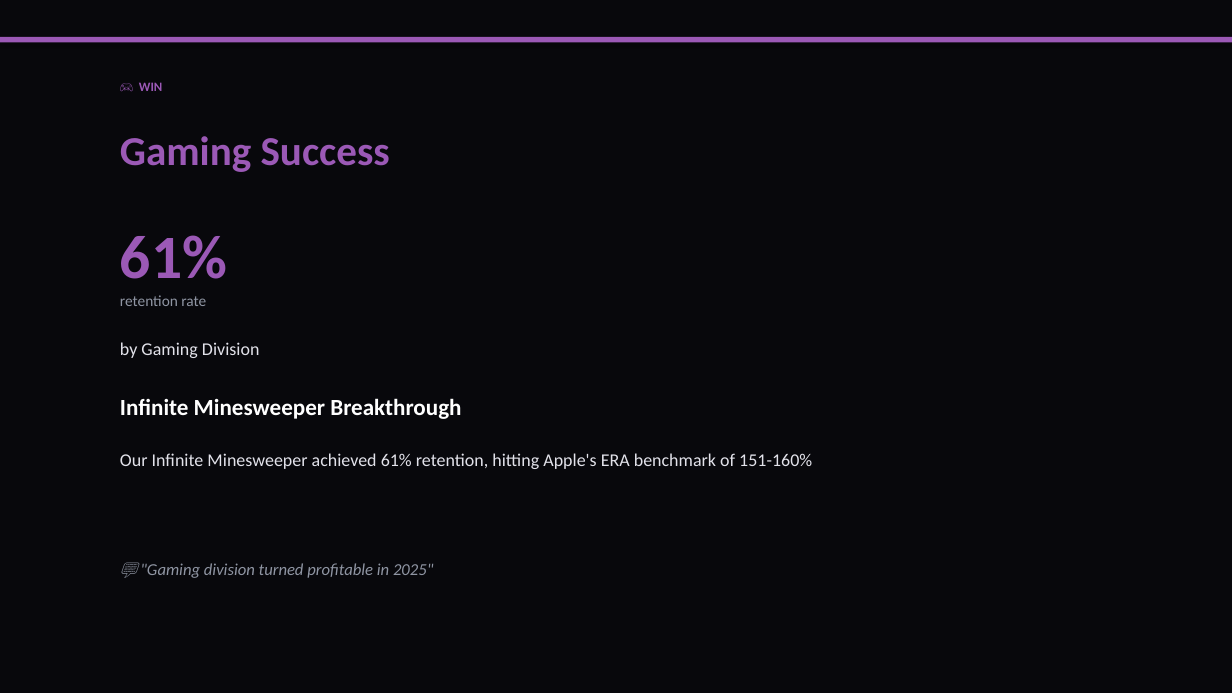
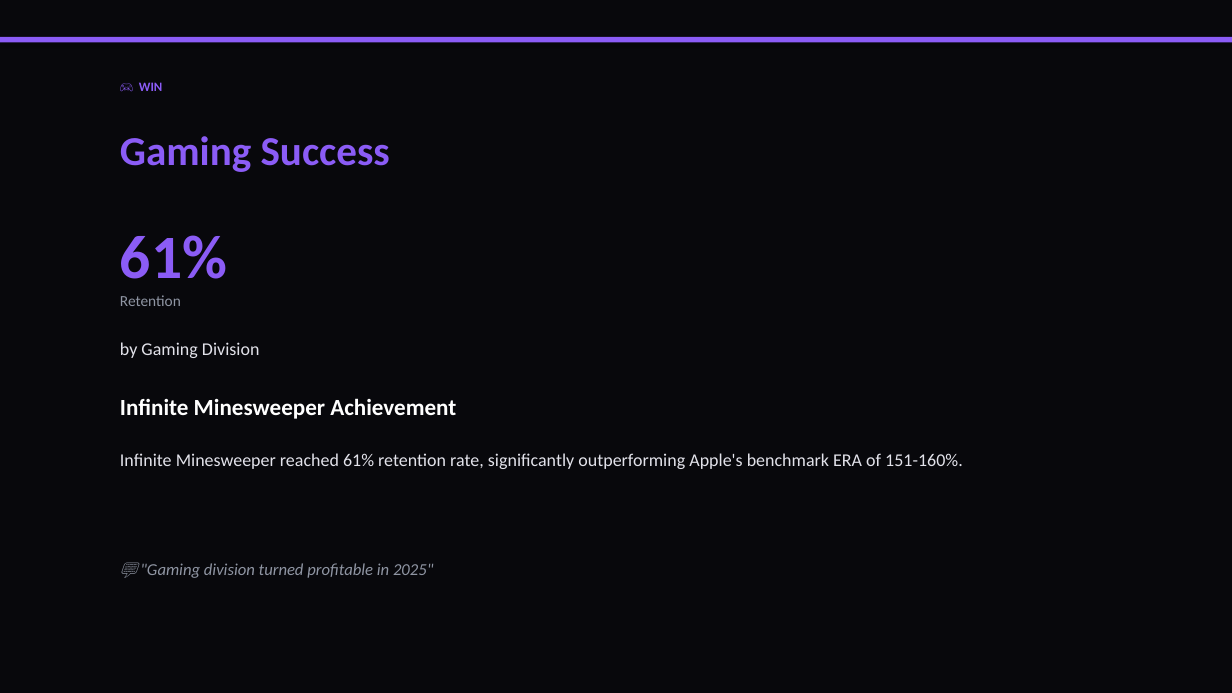
Before and after one commit to liliyagarifullina-maker/appodeal-pulse, a slide deck: slide 17 of data/archive/pulse_2026-03-14.pptx (slide 16 before the commit). Drawn at 1232x693 pixels with LibreOffice and Linux fonts; fonts in the diff are those of the drawing. Boxes give left, top, right and bottom in pixels: in the first picture for what was removed or moved away, otherwise in the second. Text is boxed around its words. In the diff, an @@ line names an element or a change of style, - is before the commit and + after.

```diff
--- a/data/archive/pulse_2026-03-14.pptx
+++ b/data/archive/pulse_2026-03-14.pptx
@@ rectangle at [0, 37, 1232, 43]: fill #9B59B6 to #8B5CF6 @@
@@ text colour #9B59B6 to #8B5CF6 in 3 elements at [139, 82, 162, 91], [120, 136, 390, 172], [120, 235, 227, 279] @@
@@ text at [120, 295, 181, 306]: text changed @@
-retention rate
+Retention
@@ text at [120, 398, 456, 419]: text changed @@
-Infinite Minesweeper Breakthrough
+Infinite Minesweeper Achievement
@@ text at [120, 453, 963, 469]: text changed @@
-Our Infinite Minesweeper achieved 61% retention, hitting Apple's ERA benchmark of 151-160%
+Infinite Minesweeper reached 61% retention rate, significantly outperforming Apple's benchmark ERA of 151-160%.
```
Also in this commit, not shown: 14 other slides changed, 4 slides added, 2 slides removed, 2 other files.
